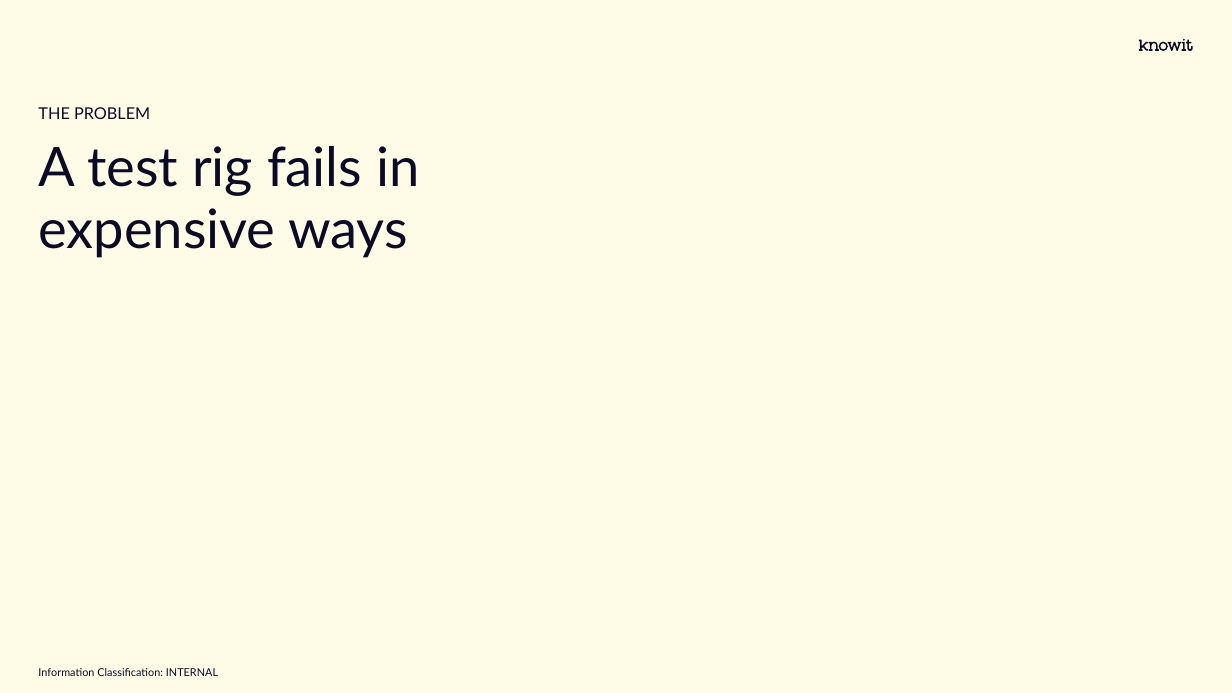
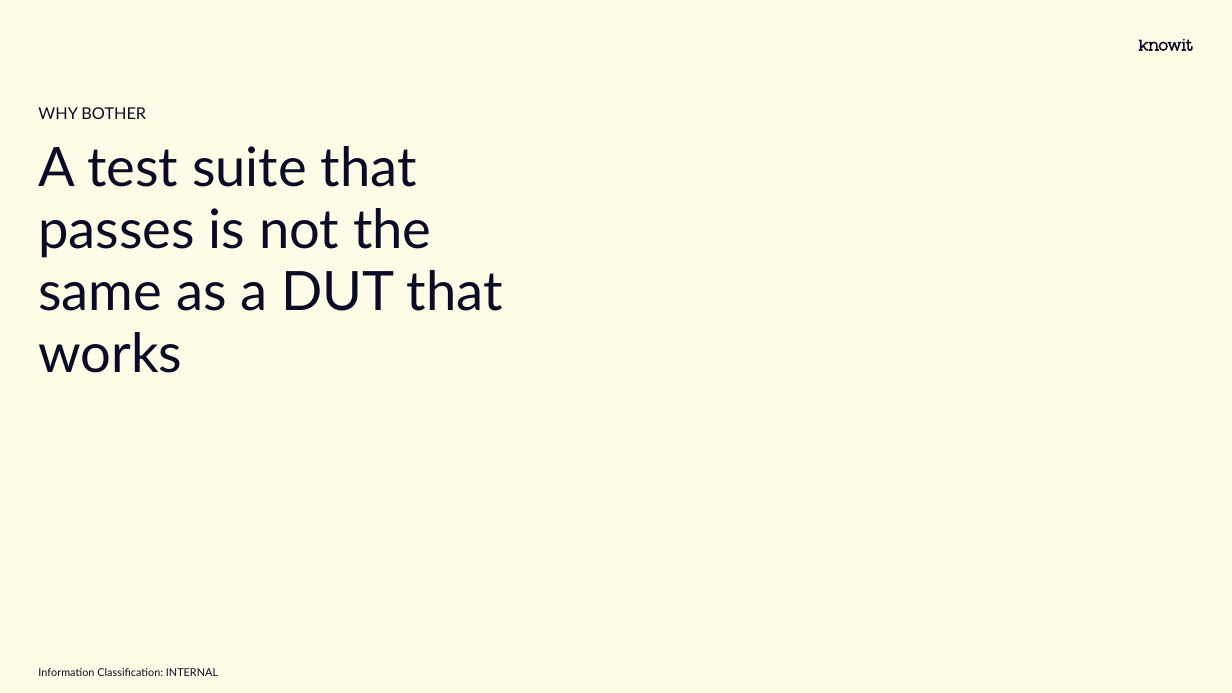
Before and after one commit to Rambrant/thorium, a slide deck: slide 2 of docs/Thorium.pptx. Drawn at 1232x693 pixels with LibreOffice and Linux fonts; fonts in the diff are those of the drawing; background and template pictures are left out. Boxes give left, top, right and bottom in pixels: in the first picture for what was removed or moved away, otherwise in the second. Text is boxed around its words. In the diff, an @@ line names an element or a change of style, - is before the commit and + after.

```diff
--- a/docs/Thorium.pptx
+++ b/docs/Thorium.pptx
@@ text at <box>38,107,146,119</box>: text changed @@
-THE PROBLEM
+WHY BOTHER
@@ title at <box>38,146,503,373</box>: text changed @@
-A test rig fails in expensive ways
+A test suite that passes is not the same as a DUT that works
```
Also in this commit, not shown: 13 other slides changed, 9 slides added, 2 slides removed, 5 other files.
